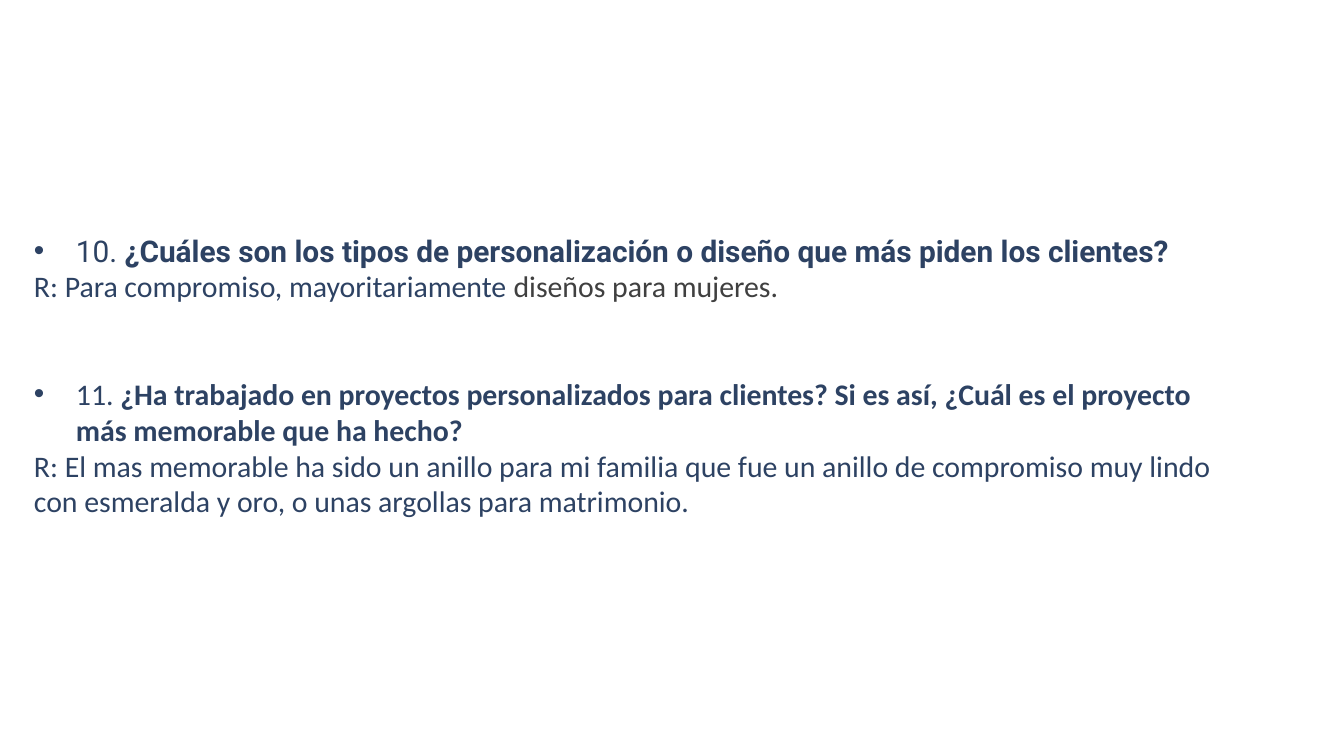
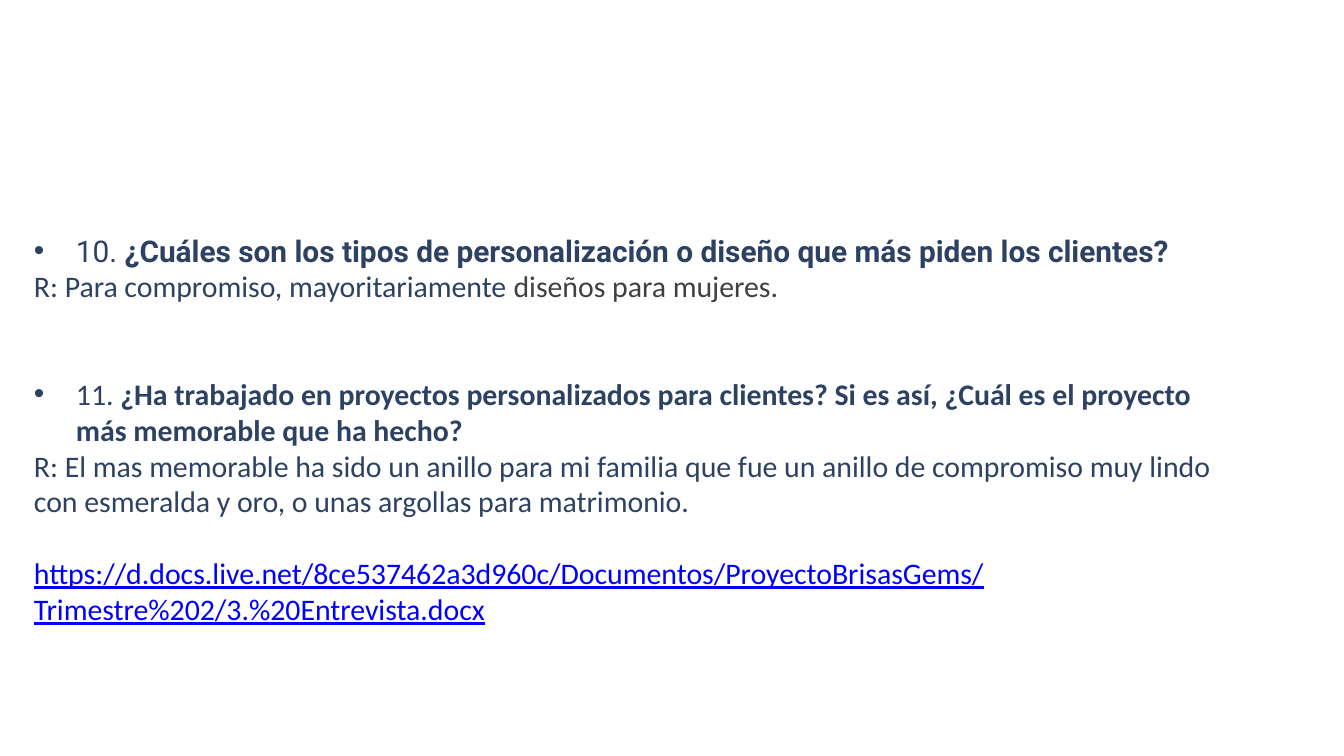
Before and after one commit to Natalia0404/ProyectoBrisasGems, a slide deck: slide 16 of Trimestre 2/1. Presentación proyecto plantilla SENA.pptx. Drawn at 1344x756 pixels with LibreOffice and Linux fonts; fonts in the diff are those of the drawing; background and template pictures are left out. Boxes give left, top, right and bottom in pixels: in the first picture for what was removed or moved away, otherwise in the second. Text is boxed around its words. In the diff, an @@ line names an element or a change of style, - is before the commit and + after.

```diff
--- a/Trimestre 2/1. Presentación proyecto plantilla SENA.pptx
+++ b/Trimestre 2/1. Presentación proyecto plantilla SENA.pptx
@@ text at box(34, 563, 983, 625): paragraph added @@
+https://d.docs.live.net/8ce537462a3d960c/Documentos/ProyectoBrisasGems/Trimestre%202/3.%20Entrevista.docx
```
Also in this commit, not shown: 6 other slides changed, 1 other file.
